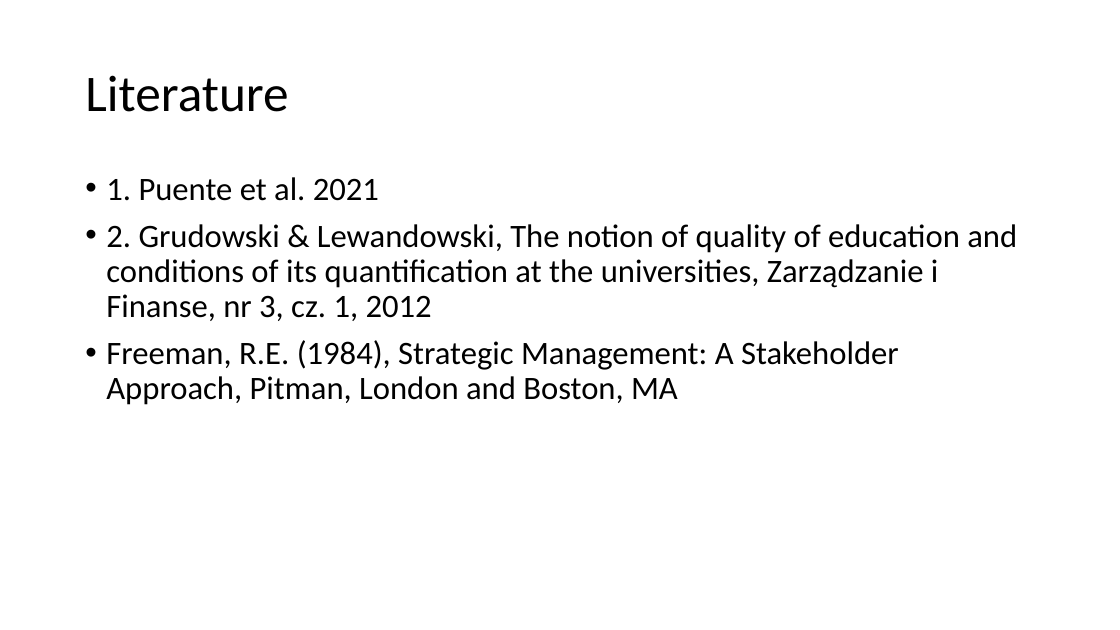
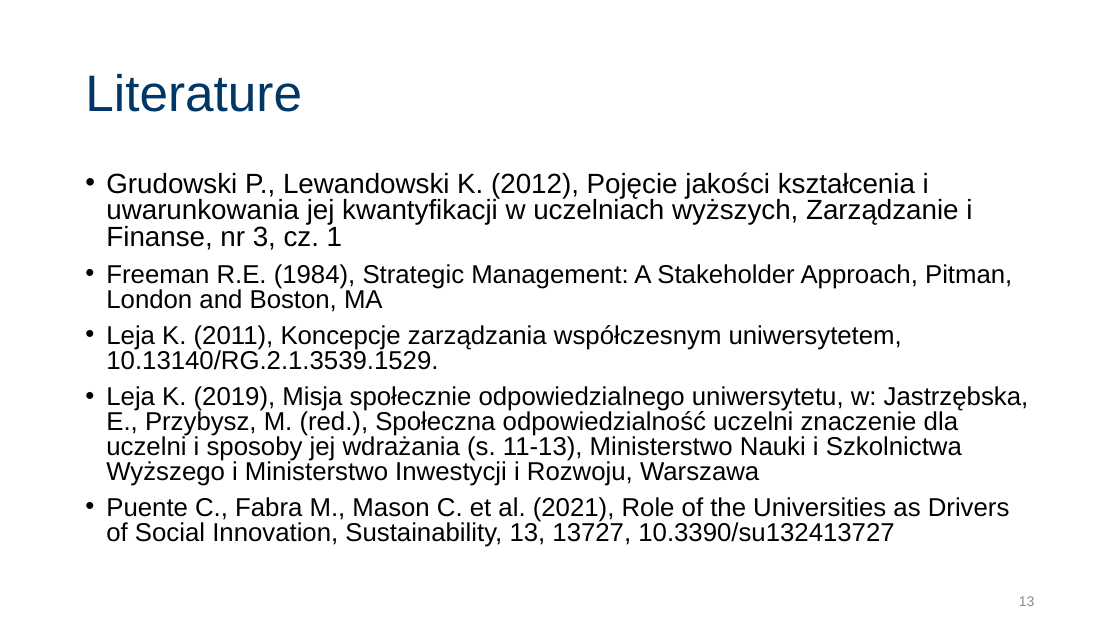
Before and after one commit to JeanPaulSzefler/doktorat_git, a slide deck: slide 13 of Egzaminy doktorskie/angielski/SSI_forHEI_QMS.pptx (slide 17 before the commit). Drawn at 1120x630 pixels with LibreOffice and Linux fonts; fonts in the diff are those of the drawing. Boxes give left, top, right and bottom in pixels: in the first picture for what was removed or moved away, otherwise in the second. Text is boxed around its words. In the diff, an @@ line names an element or a change of style, - is before the commit and + after.

Commit message:
Ang prezentacja - finish; Zarządzanie - pierwsze komletne notatki

```diff
--- a/Egzaminy doktorskie/angielski/SSI_forHEI_QMS.pptx
+++ b/Egzaminy doktorskie/angielski/SSI_forHEI_QMS.pptx
@@ title "Literature" at (85,73,302,112): font Calibri to Arial, text colour #000000 to #003767 @@
@@ text at (106,172,1029,547): text changed; size 28 to 22.1 pt; font Calibri to Arial @@
-• 1. Puente et al. 2021
-• 2. Grudowski & Lewandowski, The notion of quality of education and conditions of its quantification at the universities, Zarządzanie i Finanse, nr 3, cz. 1, 2012
-• Freeman, R.E. (1984), Strategic Management: A Stakeholder Approach, Pitman, London and Boston, MA
+• Grudowski P., Lewandowski K. (2012), Pojęcie jakości kształcenia i uwarunkowania jej kwantyfikacji w uczelniach wyższych, Zarządzanie i Finanse, nr 3, cz. 1
+• Freeman R.E. (1984), Strategic Management: A Stakeholder Approach, Pitman, London and Boston, MA
+• Leja K. (2011), Koncepcje zarządzania współczesnym uniwersytetem, 10.13140/RG.2.1.3539.1529.
+• Leja K. (2019), Misja społecznie odpowiedzialnego uniwersytetu, w: Jastrzębska, E., Przybysz, M. (red.), Społeczna odpowiedzialność uczelni znaczenie dla uczelni i sposoby jej wdrażania (s. 11-13), Ministerstwo Nauki i Szkolnictwa Wyższego i Ministerstwo Inwestycji i Rozwoju, Warszawa
+• Puente C., Fabra M., Mason C. et al. (2021), Role of the Universities as Drivers of Social Innovation, Sustainability, 13, 13727, 10.3390/su132413727
@@ page number added at (1019,596,1035,606), 12 pt, text #8C8C8C @@
+13
```
Also in this commit, not shown: 12 other slides changed, 1 slide added, 5 slides removed, 37 other files.
